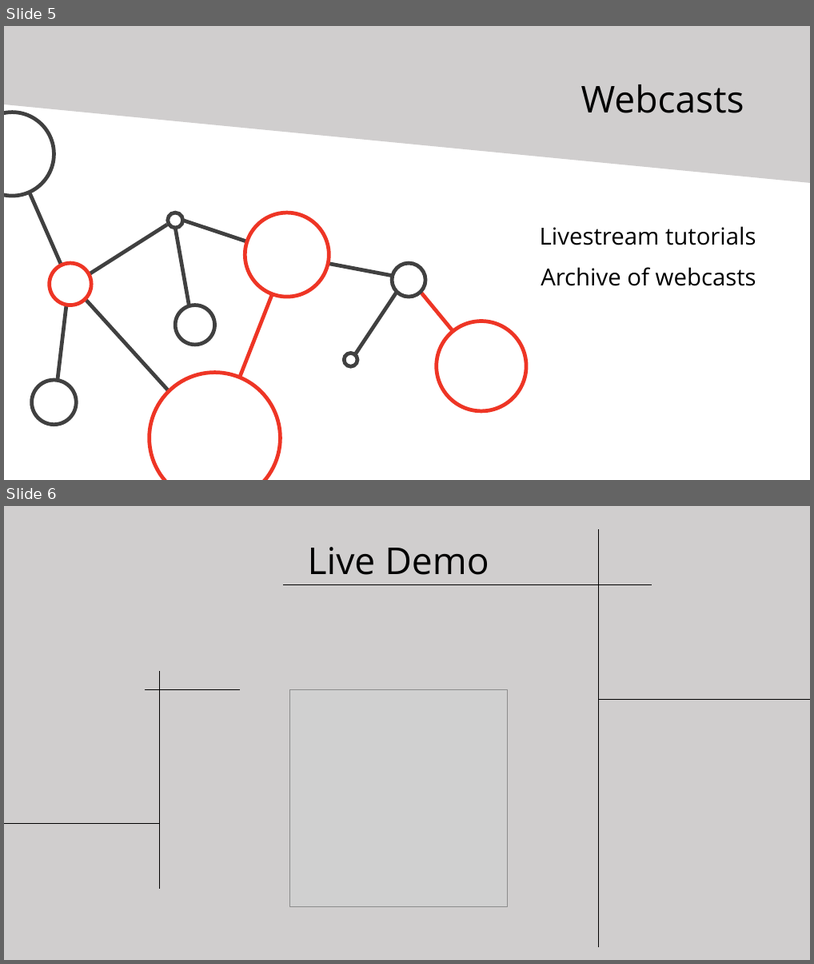
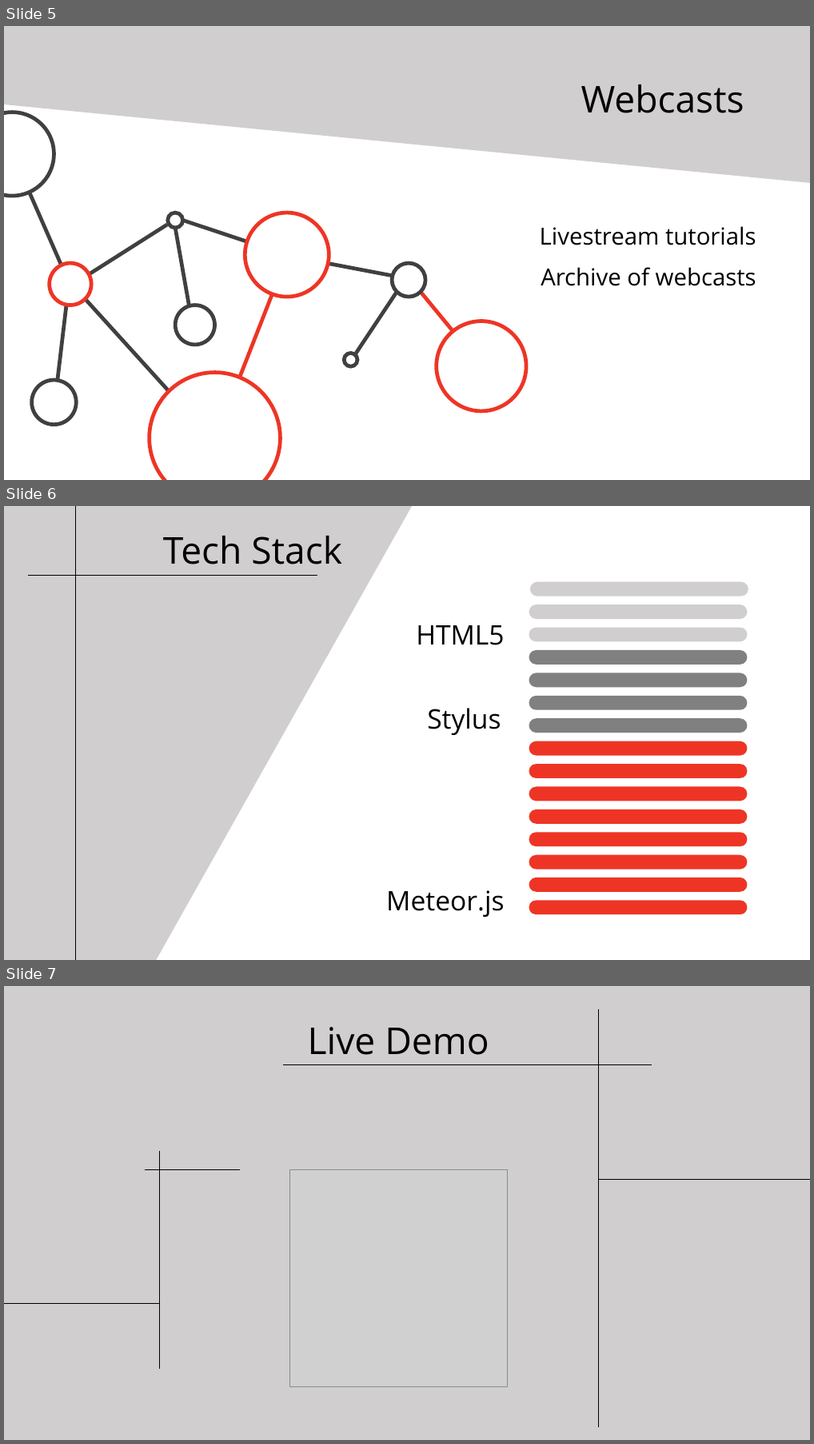
Before and after one commit to gayanala/Group13, a slide deck: Presentation/CSGHackathon.pptx. Shown one above the other, each under a label of ours: slides 5 and 6 before the commit, slides 5, 6 and 7 after it. The pictures are 814x964 and 814x1444 pixels, drawn with LibreOffice and Linux fonts; fonts in the diff are those of the drawing; grey boxes stand for pictures. Boxes give left, top, right and bottom in pixels: in the first picture for what was removed or moved away, otherwise in the second. Text is boxed around its words. In the diff, an @@ line names an element or a change of style, - is before the commit and + after.

Commit message:
finalized presentation

```diff
--- a/Presentation/CSGHackathon.pptx
+++ b/Presentation/CSGHackathon.pptx
@@ slide 6 added at (4,506,810,960), background #FFFFFF @@
@@ rectangle added at (4,506,520,960), fill #D0CECE @@
@@ line added from (75, 960) to (75, 506), #000000 1 pt @@
@@ text added at (163,536,342,564), 44 pt, text #000000 @@
+Tech Stack
@@ line added from (318, 576) to (27, 576), #000000 1 pt @@
@@ rounded rectangle added at (530,582,749,596), fill #D0CECE @@
@@ text added at (416,625,504,645), 32 pt, text #000000 @@
+HTML5
@@ rounded rectangle added at (529,604,747,619), fill #D0CECE @@
@@ rounded rectangle added at (529,628,747,642), fill #D0CECE @@
@@ rounded rectangle added at (529,673,747,688), fill #808080 @@
@@ rounded rectangle added at (529,650,747,664), fill #808080 @@
@@ rounded rectangle added at (529,696,747,710), fill #808080 @@
@@ text added at (427,708,501,735), 32 pt, text #000000 @@
+Stylus
@@ rounded rectangle added at (529,718,747,733), fill #808080 @@
@@ rounded rectangle added at (529,740,747,756), fill #EE3525 @@
@@ rounded rectangle added at (529,764,747,778), fill #EE3525 @@
@@ rounded rectangle added at (529,787,747,801), fill #EE3525 @@
@@ rounded rectangle added at (529,809,747,824), fill #EE3525 @@
@@ rounded rectangle added at (529,832,747,847), fill #EE3525 @@
@@ rounded rectangle added at (529,855,747,869), fill #EE3525 @@
@@ rounded rectangle added at (529,877,747,892), fill #EE3525 @@
@@ text added at (386,890,504,916), 32 pt, text #000000 @@
+Meteor.js
@@ rounded rectangle added at (529,900,747,914), fill #EE3525 @@
@@ what was slide 6 is now slide 7 @@
```
Also in this commit, not shown: 1 other file.
